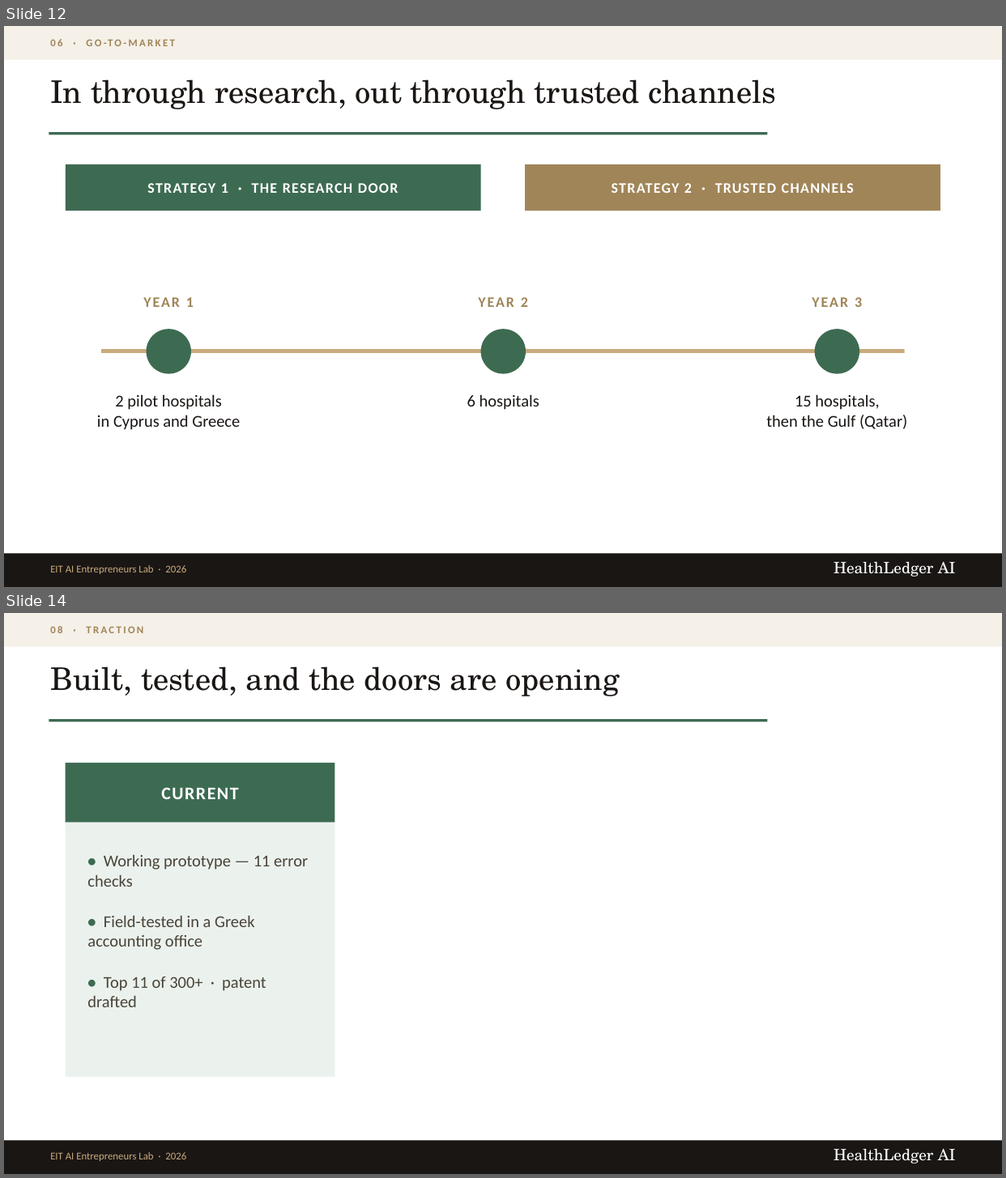
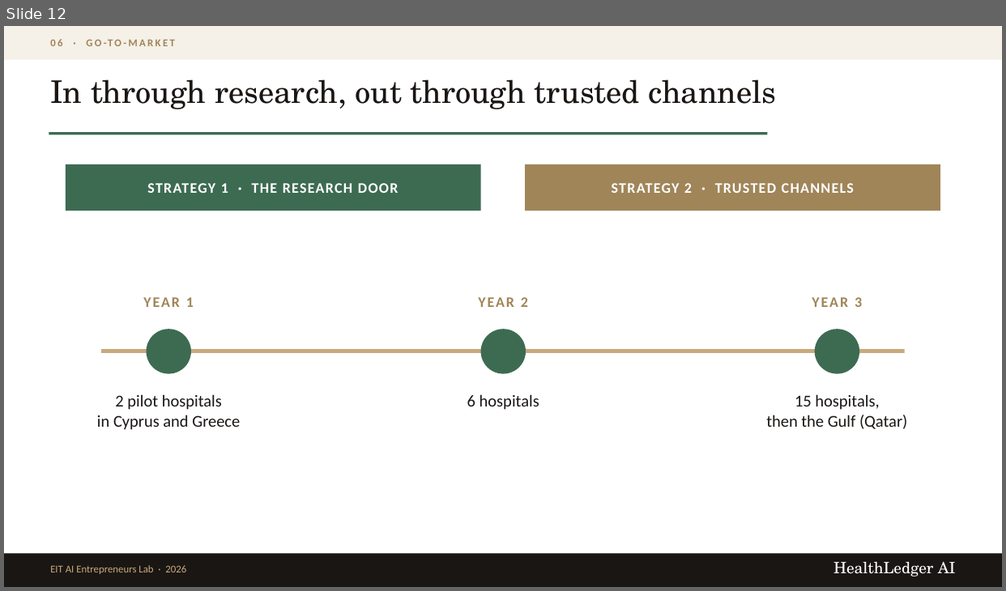
Before and after one commit to mrply97/AI, a slide deck: HealthLedgerAI_EIT_Pitch.pptx. Shown one above the other, each under a label of ours: slides 12 and 14 before the commit, slide 12 after it; the slides between them are not shown. The pictures are 1006x1178 and 1006x591 pixels, drawn with LibreOffice and Linux fonts; fonts in the diff are those of the drawing. Boxes give left, top, right and bottom in pixels: in the first picture for what was removed or moved away, otherwise in the second. Text is boxed around its words. In the diff, an @@ line names an element or a change of style, - is before the commit and + after.

```diff
--- a/HealthLedgerAI_EIT_Pitch.pptx
+++ b/HealthLedgerAI_EIT_Pitch.pptx
@@ slide 14 removed at box(4, 613, 1002, 1174), background #FFFFFF @@
@@ rectangle removed at box(4, 613, 1002, 647) @@
@@ text removed at box(50, 626, 143, 633) @@
-08 · TRACTION
@@ text removed at box(50, 666, 619, 696) @@
-Built, tested, and the doors are opening
@@ rectangle removed at box(49, 719, 768, 722) @@
@@ rectangle removed at box(66, 763, 335, 823) @@
@@ text removed at box(161, 787, 238, 799) @@
-CURRENT
@@ rectangle removed at box(66, 823, 335, 1077) @@
@@ text removed at box(87, 854, 308, 1007) @@
-• Working prototype — 11 error checks
-• Field-tested in a Greek accounting office
-• Top 11 of 300+ · patent drafted
@@ rectangle removed at box(4, 1141, 1002, 1174) @@
@@ text removed at box(50, 1152, 186, 1161) @@
-EIT AI Entrepreneurs Lab · 2026
@@ text removed at box(833, 1149, 956, 1164) @@
-HealthLedger AI
```
Also in this commit, not shown: 2 slides changed, 1 other slide removed, 2 other files.
